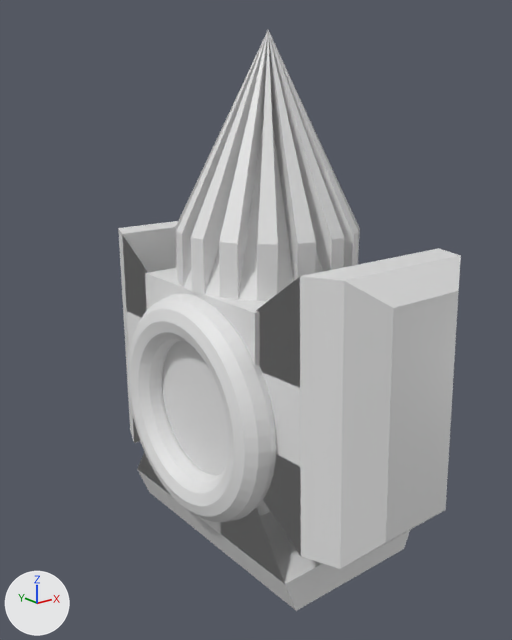
A saved change to the Blender file time_freezer.blend.
One viewpoint serves both versions: a 50 mm lens placed at (-4.93, -5.93, 2.9), pointed at (-0.3, -0.15, 0.59). Every picture has the same lights, and +X, +Y and +Z are marked at lower left.
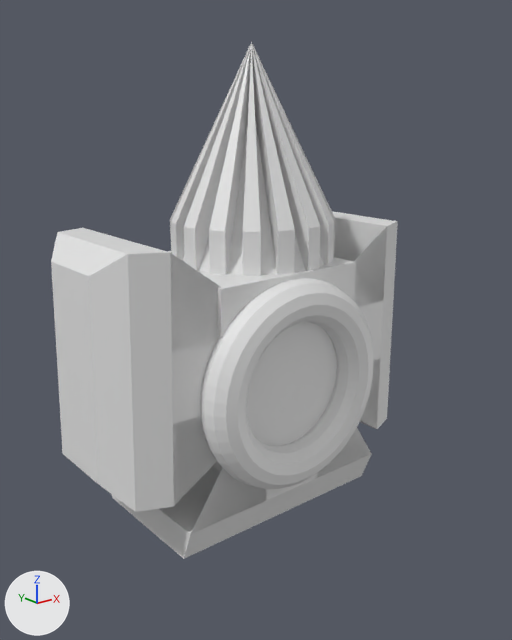
Where the newer file only moved an object's origin or applied its transform, the numbers keep the older frame.

What differs and where, as boxes [x1, y1, x2, y2] in the pictures (512 x 640 px; the box of a moved part takes in the faces that stretch with it):
'Cube.002', reshaped
    before: [256, 248, 461, 569]
    after: [51, 228, 221, 512]
'Cube', reshaped (10% shorter)
    before: [137, 268, 410, 611]
    after: [112, 251, 371, 559]
'Time_Freezer', mesh turned, moved
    before: [175, 30, 360, 301]
    after: [170, 42, 335, 276]
'Cube.001', reshaped
    before: [118, 221, 178, 443]
    after: [332, 211, 398, 429]
part 5 of me_torus_001, moved or reshaped (not visible before)
    after: [201, 278, 373, 489]

The change, as a list of edits to the scene's bpy script:
```text
Change me_cube:
    where me_cube.from_pydata(...)  # 28 vertices, 26 faces; spans x -1.0..1.0, y -1.44..1.48, z -1.0..2.35
    used by ob_cube; parent = ob_time_freezer; location = (0.0, 0.0, 0.0); rotation_euler = (3.143, 0.0, 0.0), in degrees (180, 0, 0)
    me_cube part 1: the whole mesh is multiplied about its middle by the matrix ((0.005, -0.879, 0.001), (0.879, 0.005, 0.008), (-0.008, 0.001, 0.879)), then moved by (-0.25, 0.01, -0.39)
Change me_stożek:
    where me_stożek.from_pydata(...)  # 66 vertices, 81 faces; spans x -1.0..1.0, y -1.0..1.0, z -1.0..1.57
    used by ob_time_freezer; location = (-0.02, 0.01, 1.99)
    me_stożek part 2: the whole mesh is turned -89.7 degrees about the z axis through the mesh origin and scaled by 0.879
Change me_cube_001:
    where me_cube_001.from_pydata(...)  # 28 vertices, 26 faces; spans x -1.0..1.0, y -1.44..1.48, z -1.0..2.35
    used by ob_cube_001; parent = ob_time_freezer; location = (0.0, 0.0, 0.0); rotation_euler = (4.711, 0.0, 0.0), in degrees (270, 0, 0); scale = (0.944, 0.944, 0.944)
    me_cube_001 part 3: the whole mesh is multiplied about its middle by the matrix ((0.005, -0.001, 0.879), (-0.006, 0.879, 0.001), (-0.879, -0.006, 0.005)), then moved by (0.34, -0.33, -0.7)
Change me_cube_002:
    where me_cube_002.from_pydata(...)  # 28 vertices, 26 faces; spans x -1.0..1.0, y -1.44..1.48, z -1.0..2.35
    used by ob_cube_002; parent = ob_time_freezer; location = (0.0, 0.0, 0.0); rotation_euler = (1.538, 0.0, 0.0), in degrees (88, 0, 0); scale = (0.944, 0.944, 0.944)
    me_cube_002 part 4: the whole mesh is multiplied about its middle by the matrix ((0.005, 0.028, -0.879), (-0.021, 0.878, 0.028), (0.879, 0.021, 0.006)), then moved by (-0.84, 0.34, -0.63)
Change me_torus_001:
    where me_torus_001.from_pydata(...)  # 576 vertices, 576 faces; spans x -1.25..1.25, y -1.25..1.25, z -0.25..0.25
    used by ob_torus_001; parent = ob_time_freezer; location = (1.052, -0.0343, -0.293); rotation_euler = (0.0, -1.574, 0.0), in degrees (0, -90, 0)
    me_torus_001 part 5: the whole mesh is multiplied about its middle by the matrix ((0.879, -0.002, -0.01), (0.01, 0.005, 0.879), (-0.002, -0.879, 0.005)), then moved by (0.35, -0.92, 1.31)
Change ob_time_freezer:
    ob_time_freezer.location: (-0.02, 0.01, 1.99) -> (-0.23, 0.01, 2.06)
```
